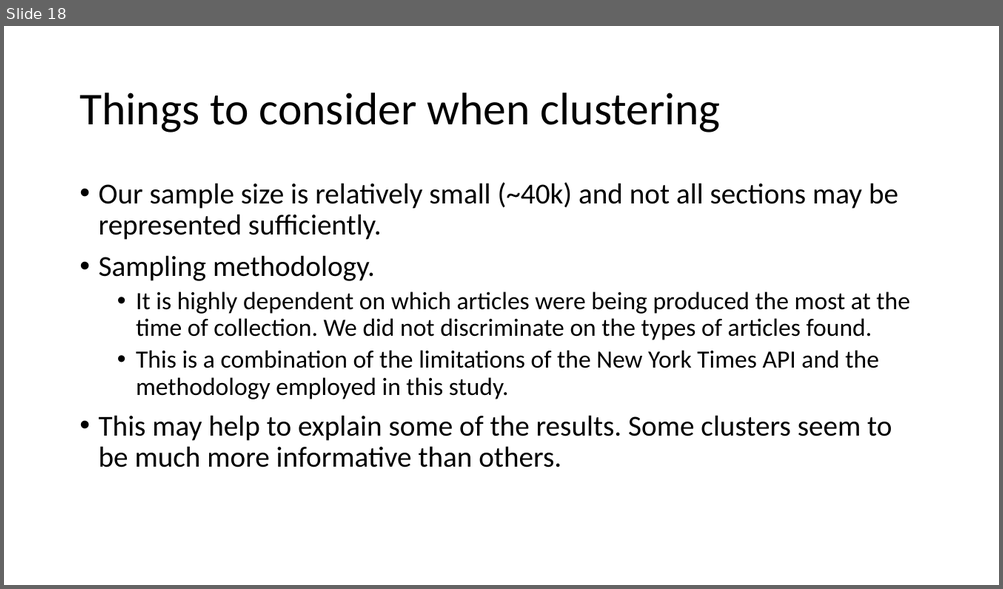
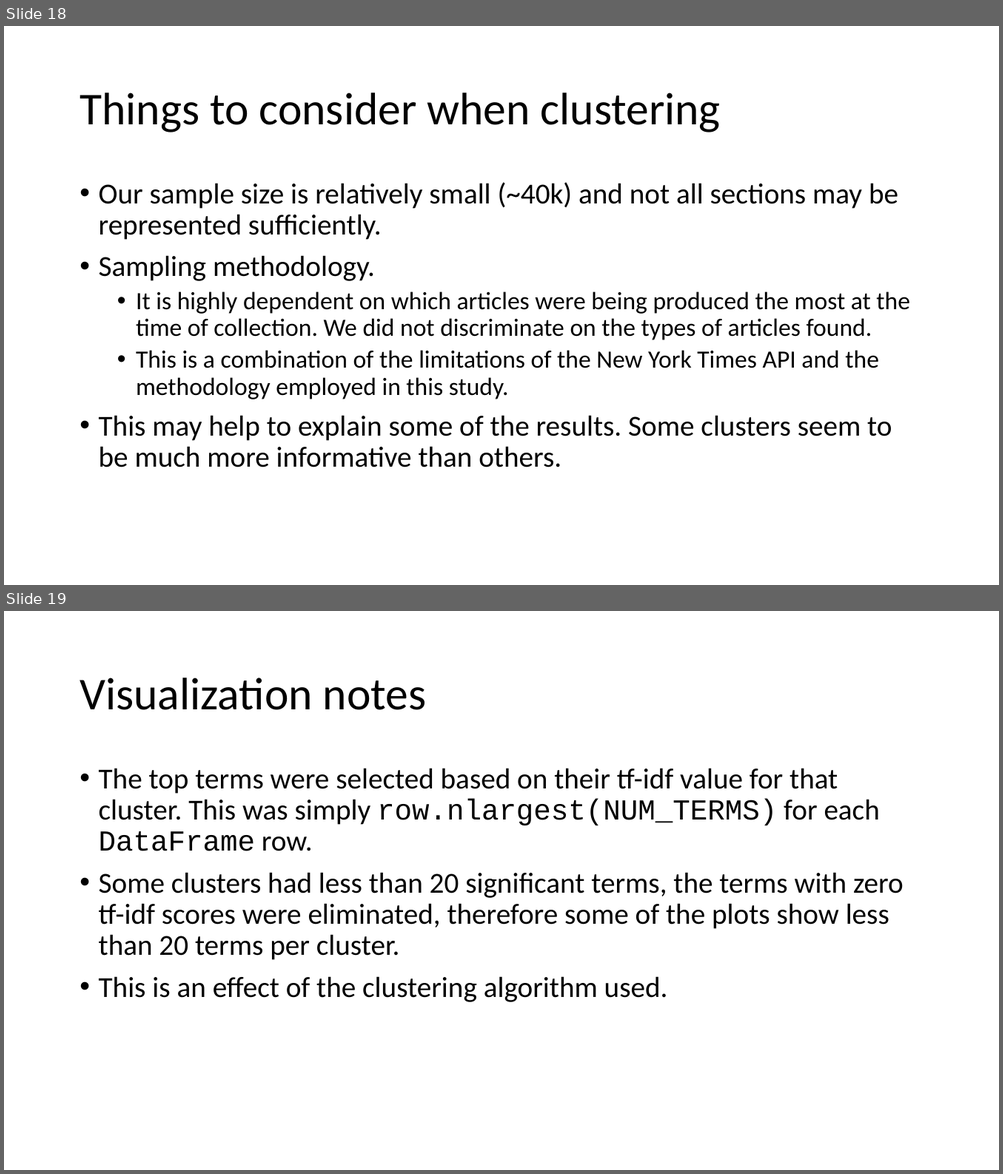
Before and after one commit to lnunno/big-data-nyt-tf-idf, a slide deck: docs/presentation.pptx. Shown one above the other, each under a label of ours: slide 18 before the commit, slides 18 and 19 after it. The pictures are 1003x589 and 1003x1174 pixels, drawn with LibreOffice and Linux fonts; fonts in the diff are those of the drawing. Boxes give left, top, right and bottom in pixels: in the first picture for what was removed or moved away, otherwise in the second. Text is boxed around its words. In the diff, an @@ line names an element or a change of style, - is before the commit and + after.

```diff
--- a/docs/presentation.pptx
+++ b/docs/presentation.pptx
@@ slide 19 added at (4,611,999,1170), background #FFFFFF @@
@@ title added at (79,678,427,710), 44 pt, text #000000 @@
+Visualization notes
@@ text added at (99,768,903,1002), 28 pt, text #000000 @@
+• The top terms were selected based on their tf-idf value for that cluster. This was simply row.nlargest(NUM_TERMS) for each DataFrame row.
+• Some clusters had less than 20 significant terms, the terms with zero tf-idf scores were eliminated, therefore some of the plots show less than 20 terms per cluster.
+• This is an effect of the clustering algorithm used.
```
Also in this commit, not shown: 16 other slides added, 1 slide removed, 8 other files.
